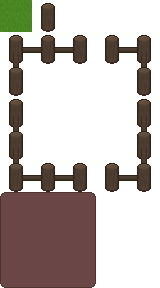
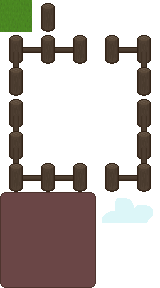
Revision of a layered 160px x 288px image; what changed, layer by layer:
added layer "cloud" (75%) above "Layer 3" over <box>102,198,153,223</box>
